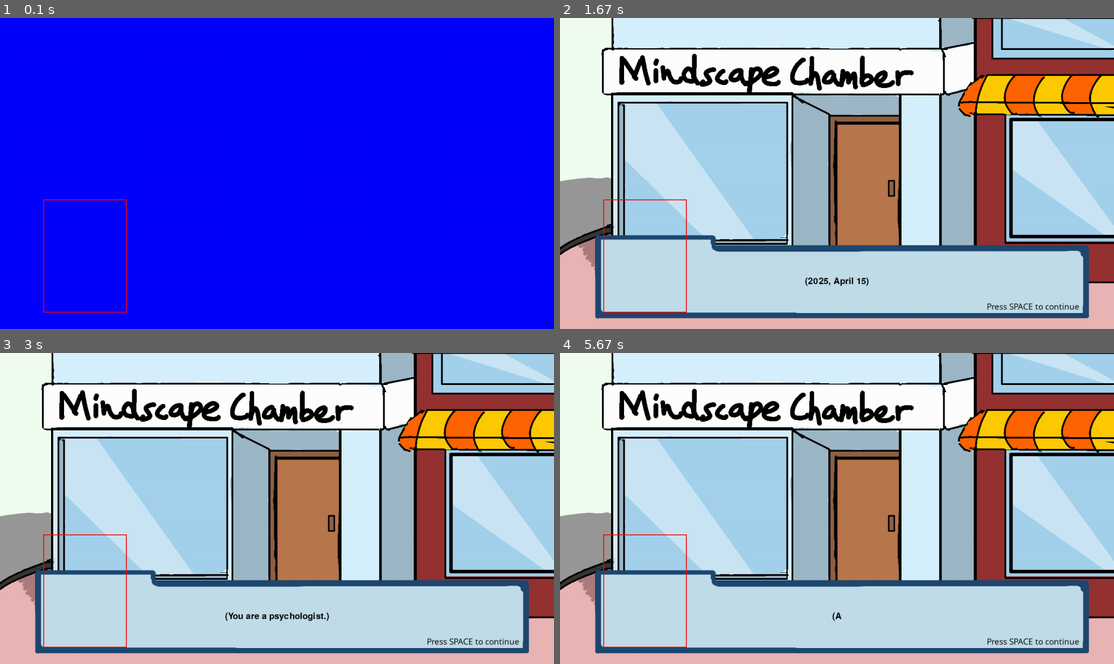
Above: before the commit, frames 1-4 (two rows, left to right).
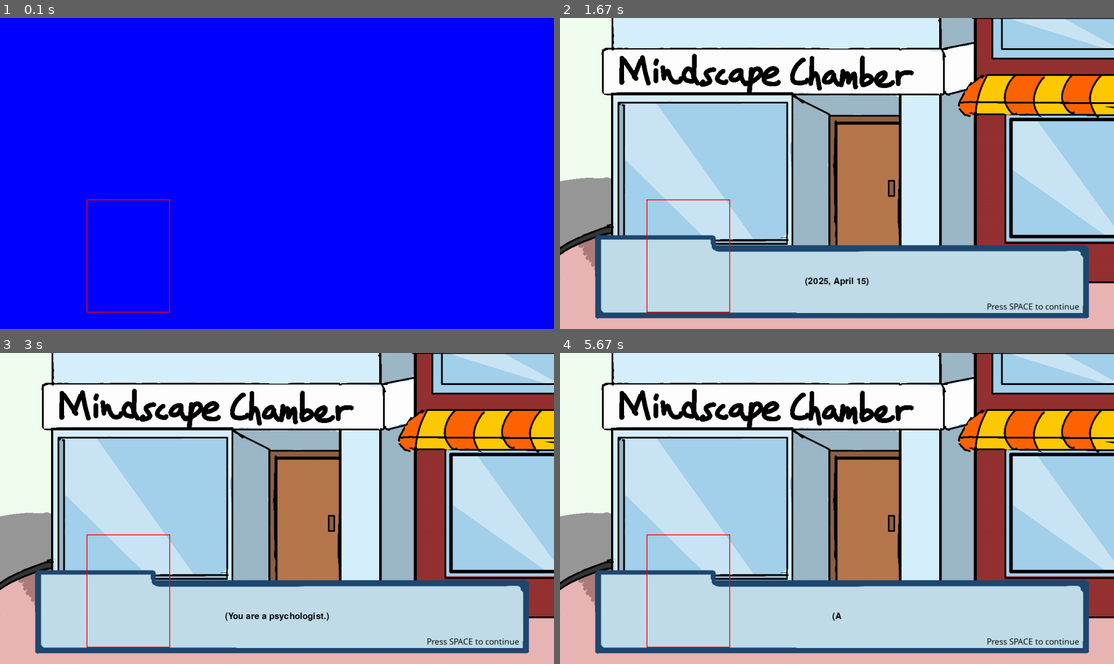
Above: after the commit, the same moments.

Repository: JoyYU271/2510-CSP1123-3-09
Game: pygame game, started from Intro1.py
The game is run twice, just before and just after one commit, with the same random seed, the same clock (stepped at 60 frames per second) and the same inputs.
Inputs:
- Up to frame 1 (0.1 s): no input
- Up to frame 2 (1.67 s): tap I at 0.33 s; tap Space at 1.17 s
- Up to frame 3 (3 s): tap Space at 2.57, 2.9 s
- Up to frame 4 (5.67 s): no input

The runs differ from the first frame. In frame 1, 0.5% of the frame differs, in the area x 7-31%, y 58-95%; in frame 2, 0.5%; in frame 3, 0.5%; in frame 4, 0.5%.

Commit message:
cleaning

Diff:
--- a/Intro1.py
+++ b/Intro1.py
@@ -1883,8 +1883,8 @@
         self.patient_zheng_talked_to = False # Flag for machine unlock
         self.visited_doors = set()  #keep track of doors used
 
-        self.current_room = "basement"
-        self.current_day = 3  #Initialize the current day (Chapter 1)
+        self.current_room = "room01"
+        self.current_day = 1  #Initialize the current day (Chapter 1)
 
         self.fading = False
         self.fade_alpha = 0
--- a/save_data.json
+++ b/save_data.json
@@ -2,12 +2,17 @@
     "npc_state": {
         "Dean": {
             "chapter": "chapter_1",
-            "step": 6
+            "step": 30
         }
     },
     "player_choices": {},
     "flags": {
-        "dean_cutscene_played": true
+        "dean_cutscene_played": true,
+        "patient_zheng_talked_to": true,
+        "lock_unlocked": true,
+        "key1_found": true,
+        "key2_found": true,
+        "ending_unlocked_chapter_1": true
     },
     "shown_dialogues": {}
 }
